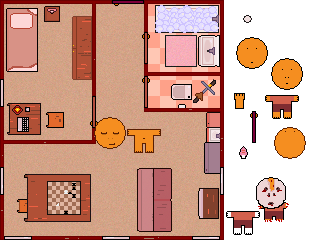
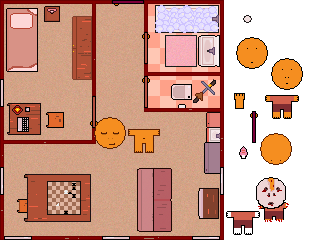
Layer changes from the first (319, 240) image to the second:
painted on "Layer 10 copy" over [260, 127, 306, 165]
painted on "Layer 29" over [127, 129, 161, 136]
